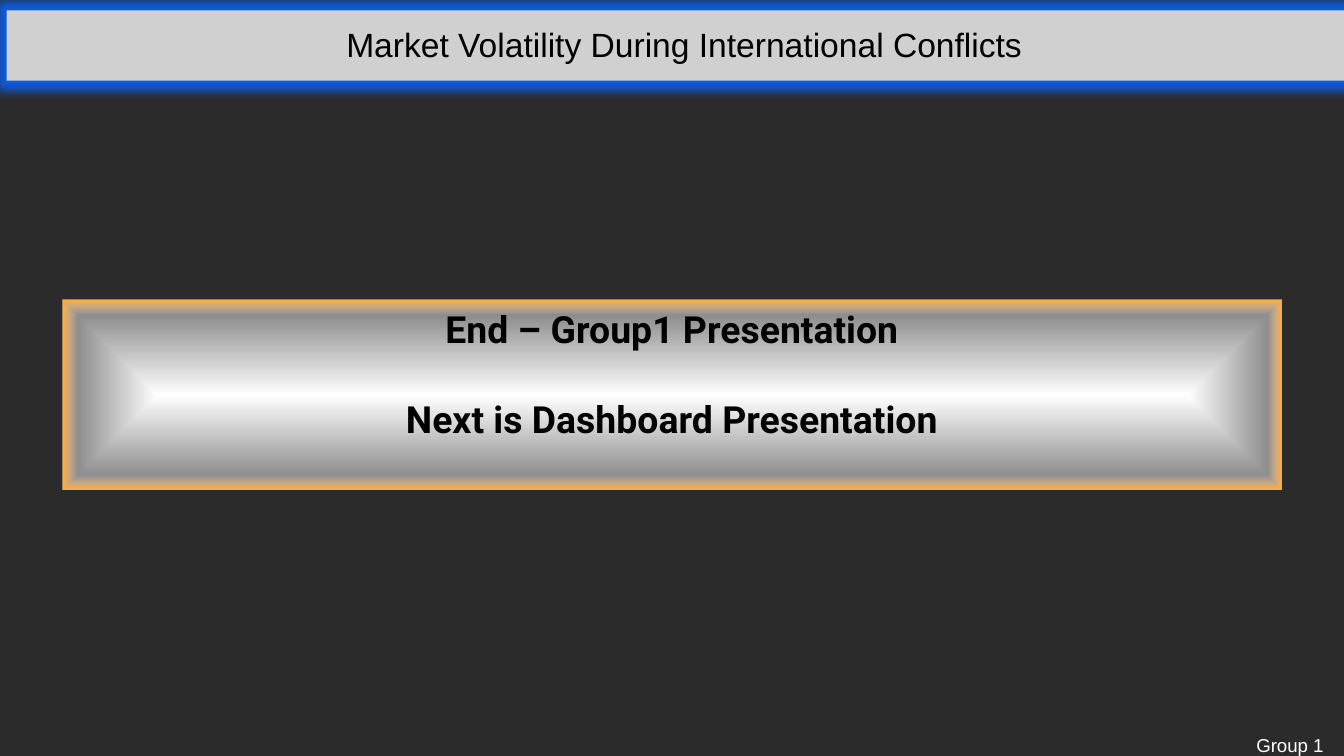
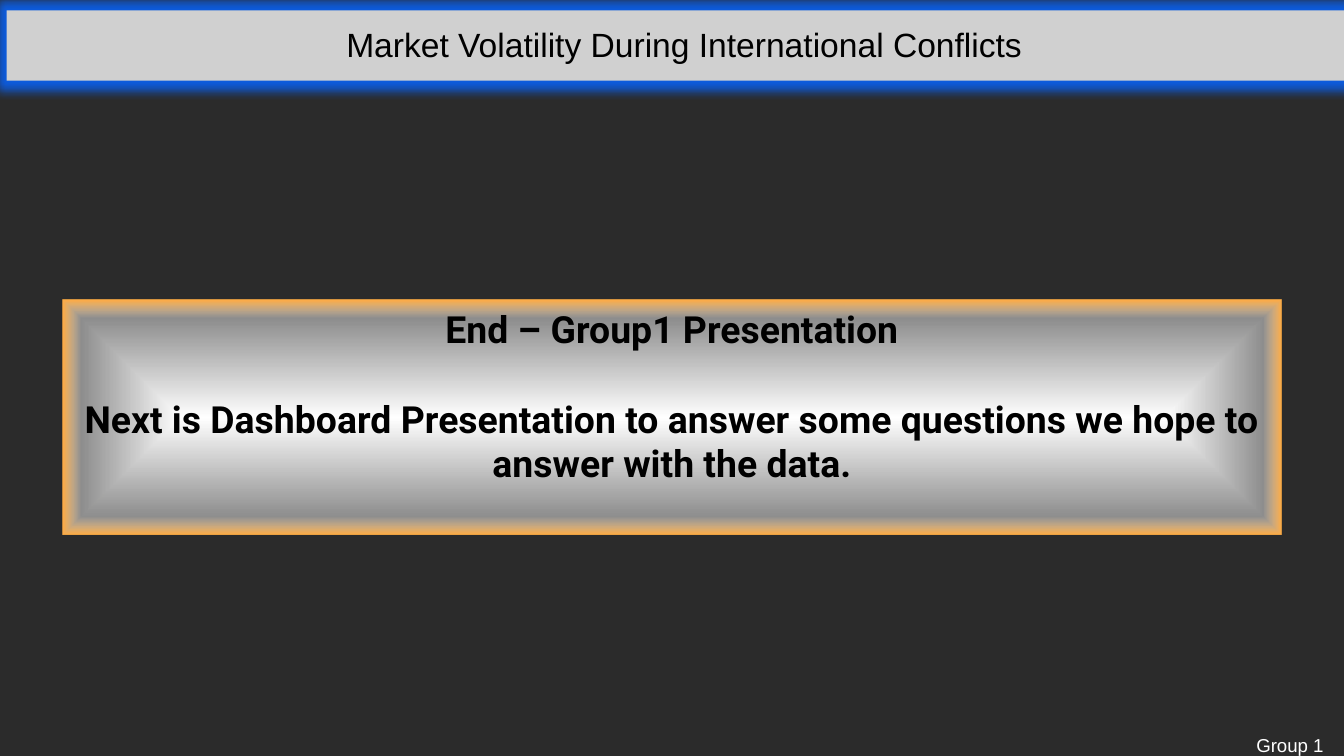
Before and after one commit to THeath15/Team1--Project, a slide deck: slide 13 of Group1 presentation revised 3.pptx. Drawn at 1344x756 pixels with LibreOffice and Linux fonts; fonts in the diff are those of the drawing; grey boxes stand for pictures; background and template pictures are left out; a plain dark background stands for a picture behind light text. Boxes give left, top, right and bottom in pixels: in the first picture for what was removed or moved away, otherwise in the second. Text is boxed around its words. In the diff, an @@ line names an element or a change of style, - is before the commit and + after.

```diff
--- a/Group1 presentation revised 3.pptx
+++ b/Group1 presentation revised 3.pptx
@@ rectangle "End – Group1 Presentation": place and size @@
-rectangle "End – Group1 Presentation" at <box>63,300,1281,489</box>
+rectangle "End – Group1 Presentation" at <box>63,300,1281,535</box>
@@ text in rectangle at <box>85,398,1258,478</box>: text changed @@
-Next is Dashboard Presentation
+Next is Dashboard Presentation to answer some questions we hope to answer with the data.
```
Also in this commit, not shown: 11 other slides changed.
